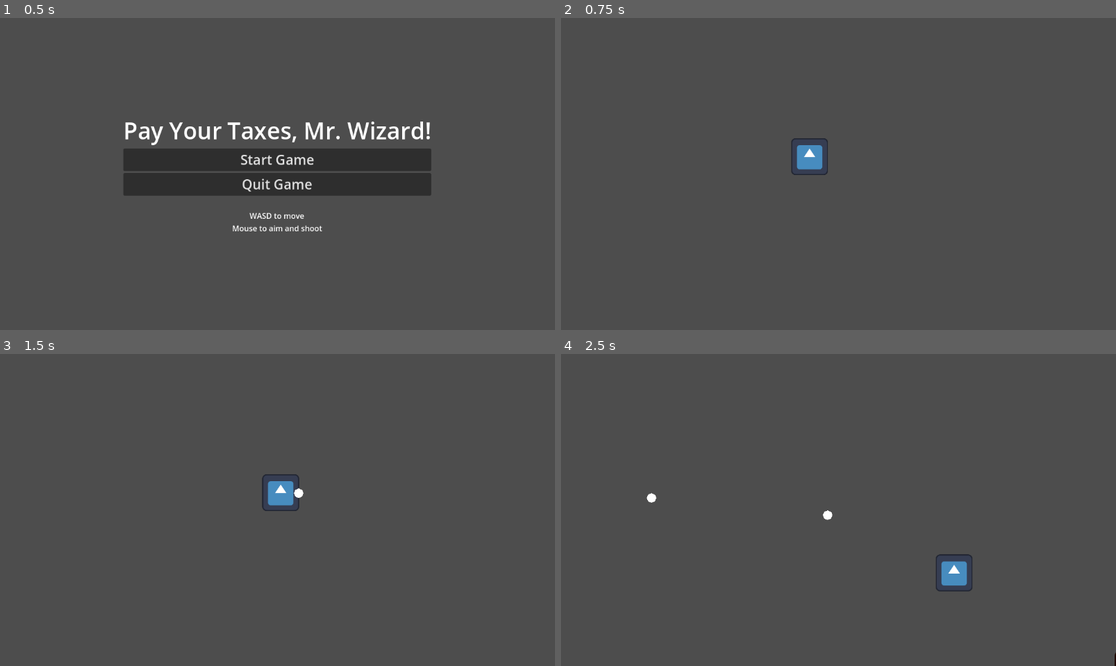
Above: before the commit, frames 1-4 (two rows, left to right).
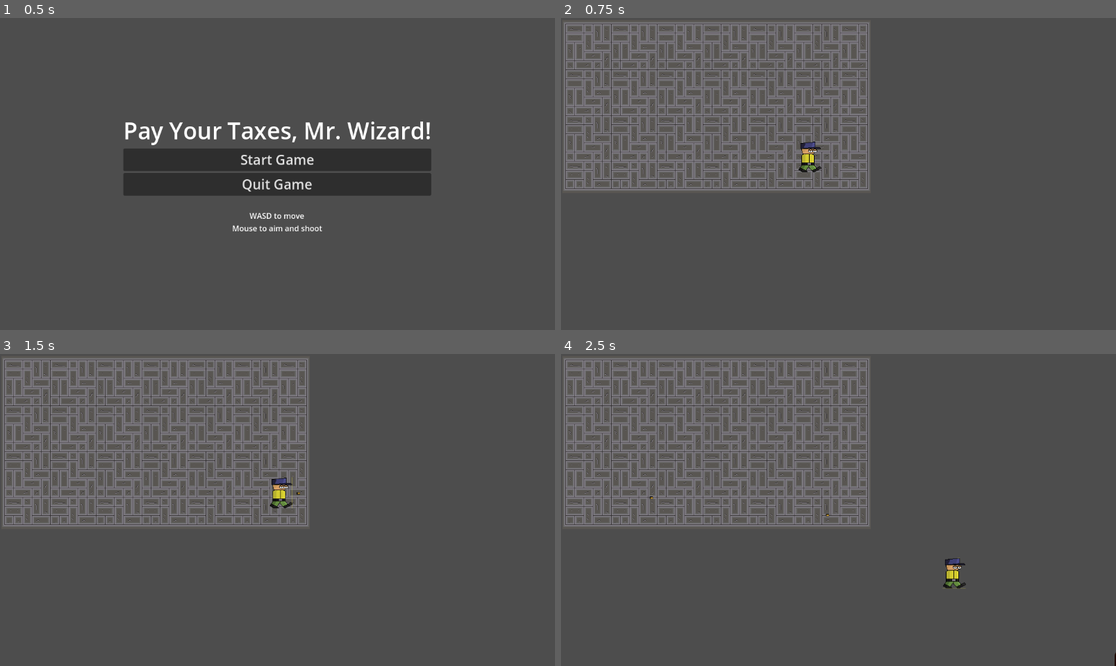
Above: after the commit, the same moments.

Repository: BriarLeaves/gun-wizard-loop-game
Game: Godot game, scene res://start_menu.tscn
The game is run twice, just before and just after one commit, with the same random seed, the same clock (stepped at 60 frames per second) and the same inputs. The engine's default icon, where the game draws it, is replaced by a stand-in: a white triangle on a blue panel in a dark square. Sound files missing from this copy of the repository are replaced by a short silence.
Inputs (mouse positions are in pixels of both pictures, inside the frame that each line leads up to):
- Up to frame 1 (0.5 s): no input
- Up to frame 2 (0.75 s): click "Start Game" at 0.5 s
- Up to frame 3 (1.5 s): tap Enter at 1.25 s; move the mouse to (399, 494) at 1.27 s; hold D (move_right) from 1.28 s (still down); click (399, 494) at 1.35 s
- Up to frame 4 (2.5 s): move the mouse to (727, 525) at 2.02 s; release D (move_right) at 2.03 s; hold S (move_down) from 2.03 s (still down); click (727, 525) at 2.1 s

Frame 1 is identical in both runs. In frame 2, 16% of the frame differs, in the area x 0-56%, y 1-56%; in frame 3, 16%; in frame 4, 16%, in the area x 0-75%, y 1-77%.

Commit message:
Added sprites

Diff:
--- a/gun-wizard-loop-game/bullet.tscn
+++ b/gun-wizard-loop-game/bullet.tscn
@@ -1,8 +1,11 @@
-[gd_scene load_steps=3 format=3 uid="uid://dl2wj0jpcd8u"]
+[gd_scene load_steps=4 format=3 uid="uid://dl2wj0jpcd8u"]
 
 [ext_resource type="Script" uid="uid://cpa4l3gwi1p0p" path="res://bullet.gd" id="1_v7oki"]
+[ext_resource type="Texture2D" uid="uid://dj608whuw0qcl" path="res://Assets/bullet.png" id="2_v8qja"]
 
-[sub_resource type="CircleShape2D" id="CircleShape2D_rtl8c"]
+[sub_resource type="CapsuleShape2D" id="CapsuleShape2D_t4vbm"]
+radius = 3.05
+height = 9.45
 
 [node name="Bullet" type="Area2D"]
 collision_layer = 2
@@ -10,7 +13,8 @@
 script = ExtResource("1_v7oki")
 
 [node name="Collider" type="CollisionShape2D" parent="."]
-shape = SubResource("CircleShape2D_rtl8c")
+rotation = 1.5708
+shape = SubResource("CapsuleShape2D_t4vbm")
 
-[node name="Sprite" type="Polygon2D" parent="."]
-polygon = PackedVector2Array(0, -10, 8, -6, 10, 0, 7, 7, 0, 10, -7, 7, -10, 0, -7, -7)
+[node name="Sprite2D" type="Sprite2D" parent="."]
+texture = ExtResource("2_v8qja")
--- a/gun-wizard-loop-game/player_character.tscn
+++ b/gun-wizard-loop-game/player_character.tscn
@@ -1,24 +1,72 @@
-[gd_scene load_steps=5 format=3 uid="uid://i6n47d8uj3a8"]
+[gd_scene load_steps=11 format=3 uid="uid://i6n47d8uj3a8"]
 
 [ext_resource type="Script" uid="uid://dfal61w0xmc11" path="res://player_character.gd" id="1_02ohv"]
-[ext_resource type="Texture2D" uid="uid://bdser5gbm7t4d" path="res://icon.svg" id="2_5up26"]
+[ext_resource type="Texture2D" uid="uid://cnkg063y3uo8a" path="res://Assets/player2.png" id="2_5up26"]
+
+[sub_resource type="AtlasTexture" id="AtlasTexture_4akcp"]
+atlas = ExtResource("2_5up26")
+region = Rect2(1, 1, 48, 64)
+
+[sub_resource type="AtlasTexture" id="AtlasTexture_0hvvw"]
+atlas = ExtResource("2_5up26")
+region = Rect2(50, 1, 48, 64)
+
+[sub_resource type="AtlasTexture" id="AtlasTexture_6qc1w"]
+atlas = ExtResource("2_5up26")
+region = Rect2(1, 1, 48, 64)
+
+[sub_resource type="AtlasTexture" id="AtlasTexture_uuvki"]
+atlas = ExtResource("2_5up26")
+region = Rect2(99, 1, 48, 64)
+
+[sub_resource type="AtlasTexture" id="AtlasTexture_04jrr"]
+atlas = ExtResource("2_5up26")
+region = Rect2(1, 1, 48, 64)
+
+[sub_resource type="SpriteFrames" id="SpriteFrames_4yf86"]
+animations = [{
+"frames": [{
+"duration": 1.0,
+"texture": SubResource("AtlasTexture_4akcp")
+}],
+"loop": true,
+"name": &"idle",
+"speed": 5.0
+}, {
+"frames": [{
+"duration": 1.0,
+"texture": SubResource("AtlasTexture_0hvvw")
+}, {
+"duration": 1.0,
+"texture": SubResource("AtlasTexture_6qc1w")
+}, {
+"duration": 1.0,
+"texture": SubResource("AtlasTexture_uuvki")
+}, {
+"duration": 1.0,
+"texture": SubResource("AtlasTexture_04jrr")
+}],
+"loop": true,
+"name": &"walking",
+"speed": 5.0
+}]
 
 [sub_resource type="RectangleShape2D" id="RectangleShape2D_5up26"]
-size = Vector2(75, 75)
+size = Vector2(50, 65)
 
 [sub_resource type="RectangleShape2D" id="RectangleShape2D_4akcp"]
-size = Vector2(75, 75)
+size = Vector2(50, 65)
 
 [node name="Player" type="CharacterBody2D"]
 collision_mask = 26
 script = ExtResource("1_02ohv")
 
-[node name="Sprite" type="Sprite2D" parent="."]
-scale = Vector2(0.6, 0.6)
-texture = ExtResource("2_5up26")
+[node name="AnimatedSprite2D" type="AnimatedSprite2D" parent="."]
+sprite_frames = SubResource("SpriteFrames_4yf86")
+animation = &"walking"
+frame_progress = 0.707822
 
 [node name="Collider" type="CollisionShape2D" parent="."]
-position = Vector2(-0.5, 0.5)
 shape = SubResource("RectangleShape2D_5up26")
 
 [node name="Area2D" type="Area2D" parent="."]
--- a/gun-wizard-loop-game/room.tscn
+++ b/gun-wizard-loop-game/room.tscn
@@ -6,6 +6,7 @@
 [ext_resource type="Script" uid="uid://cct7dhqh8jhx8" path="res://enemy_spawner.gd" id="4_v5vuv"]
 [ext_resource type="PackedScene" uid="uid://b0gosr6n3cbhe" path="res://digging_enemy.tscn" id="4_x5k2b"]
 [ext_resource type="PackedScene" uid="uid://bveage22x5vqw" path="res://exploding_enemy.tscn" id="5_8cv3p"]
+[ext_resource type="Texture2D" uid="uid://7ttkje3iw6fn" path="res://Assets/floor.png" id="7_8cv3p"]
 
 [sub_resource type="Curve2D" id="Curve2D_ka7wq"]
 _data = {
@@ -20,6 +21,10 @@
 [node name="Node2D" type="Node2D"]
 script = ExtResource("4_v5vuv")
 enemies = Array[PackedScene]([ExtResource("2_4o3f6"), ExtResource("4_x5k2b"), ExtResource("5_8cv3p")])
+
+[node name="Floor" type="Sprite2D" parent="."]
+position = Vector2(323, 184)
+texture = ExtResource("7_8cv3p")
 
 [node name="Player" parent="." instance=ExtResource("1_88gup")]
 position = Vector2(516, 288)
Binary file added: gun-wizard-loop-game/Assets/bullet.png
Not shown, added: gun-wizard-loop-game/Assets/bullet.png.import
Binary file added: gun-wizard-loop-game/Assets/floor.png
Not shown, added: gun-wizard-loop-game/Assets/floor.png.import
Binary file added: gun-wizard-loop-game/Assets/player.png
Not shown, added: gun-wizard-loop-game/Assets/player.png.import
Binary file added: gun-wizard-loop-game/Assets/player2.png
Not shown, added: gun-wizard-loop-game/Assets/player2.png.import
Not shown: 1 places in gun-wizard-loop-game/room.tscn that only renumber resources
